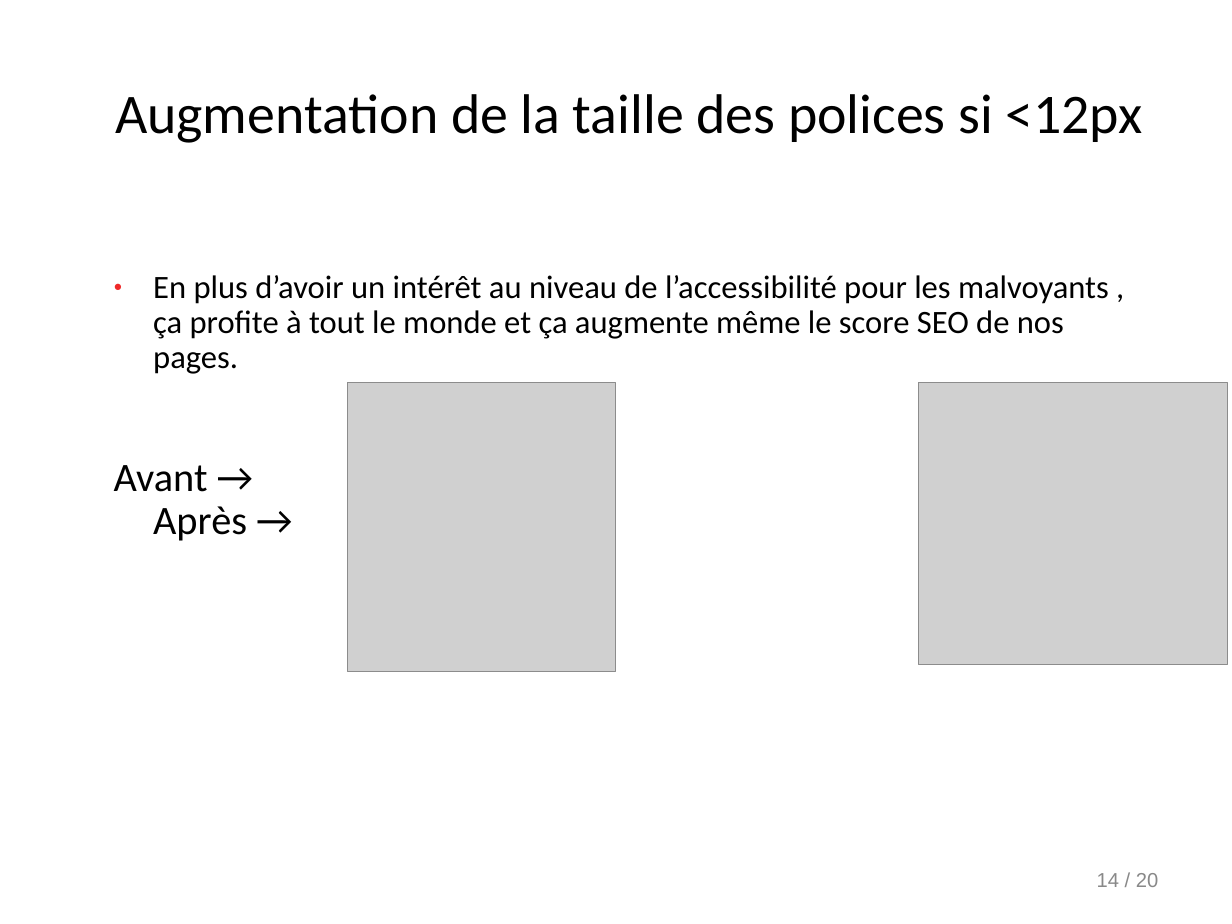
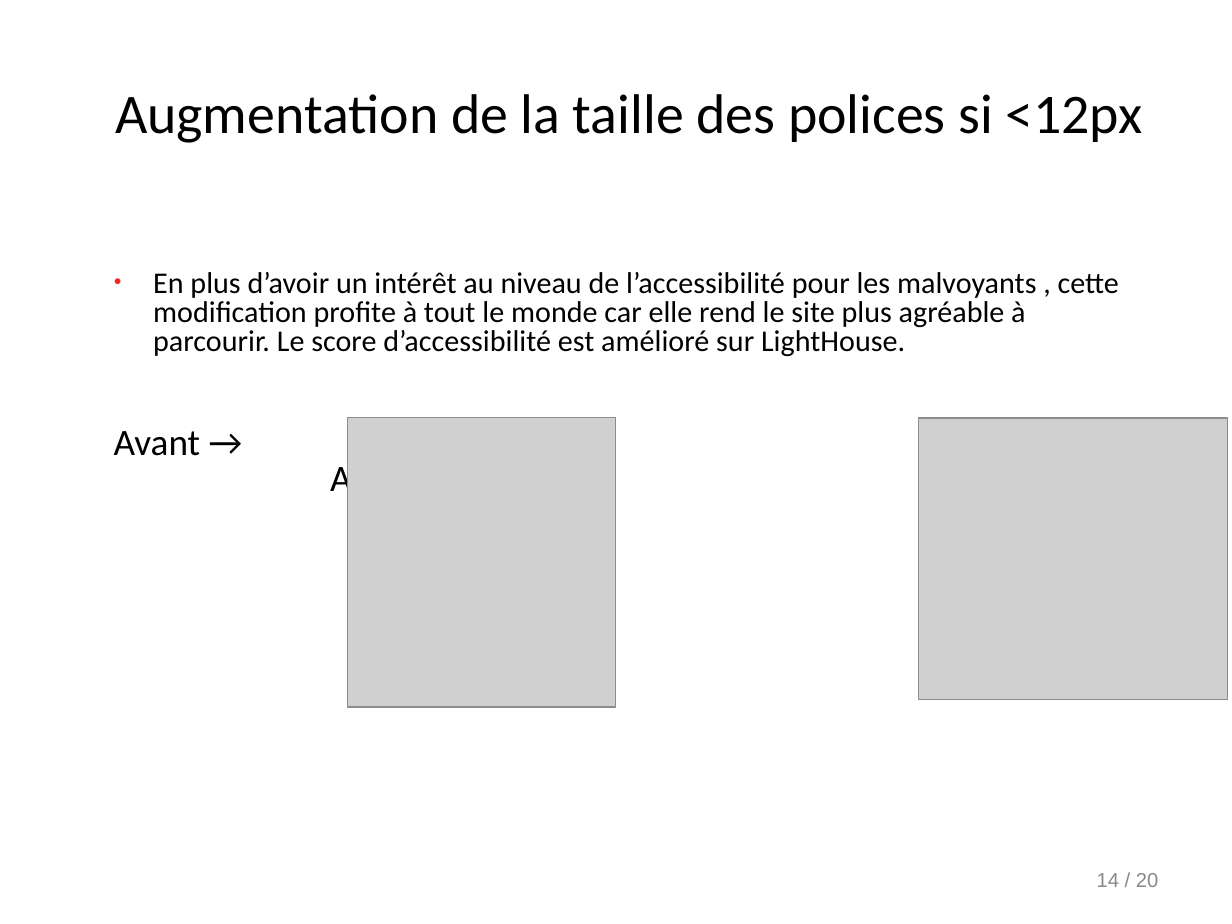
Before and after one commit to Doppler123/OPC_P4_La_Panthere, a slide deck: slide 14 of audit/Rapport.odp. Drawn at 1232x924 pixels with LibreOffice and Linux fonts; fonts in the diff are those of the drawing; grey boxes stand for pictures. Boxes give left, top, right and bottom in pixels: in the first picture for what was removed or moved away, otherwise in the second. Text is boxed around its words. In the diff, an @@ line names an element or a change of style, - is before the commit and + after.

```diff
--- a/audit/Rapport.odp
+++ b/audit/Rapport.odp
@@ text at (153,272,1119,356): text changed; size 21 to 19.4 pt @@
-● En plus d’avoir un intérêt au niveau de l’accessibilité pour les malvoyants , ça profite à tout le monde et ça augmente même le score SEO de nos pages.
+● En plus d’avoir un intérêt au niveau de l’accessibilité pour les malvoyants , cette modification profite à tout le monde car elle rend le site plus agréable à parcourir. Le score d’accessibilité est amélioré sur LightHouse.
@@ picture: place and size @@
-picture at (348,382,616,672)
+picture at (348,418,616,708)
@@ picture: place and size @@
-picture at (919,383,1229,665)
+picture at (919,418,1229,700)
@@ text at (114,431,417,500): size 26 to 24.1 pt in "Avant → Après →"; line spacing 0.9 to 0.8 @@
```
Also in this commit, not shown: 15 other slides changed, 2 other files.
